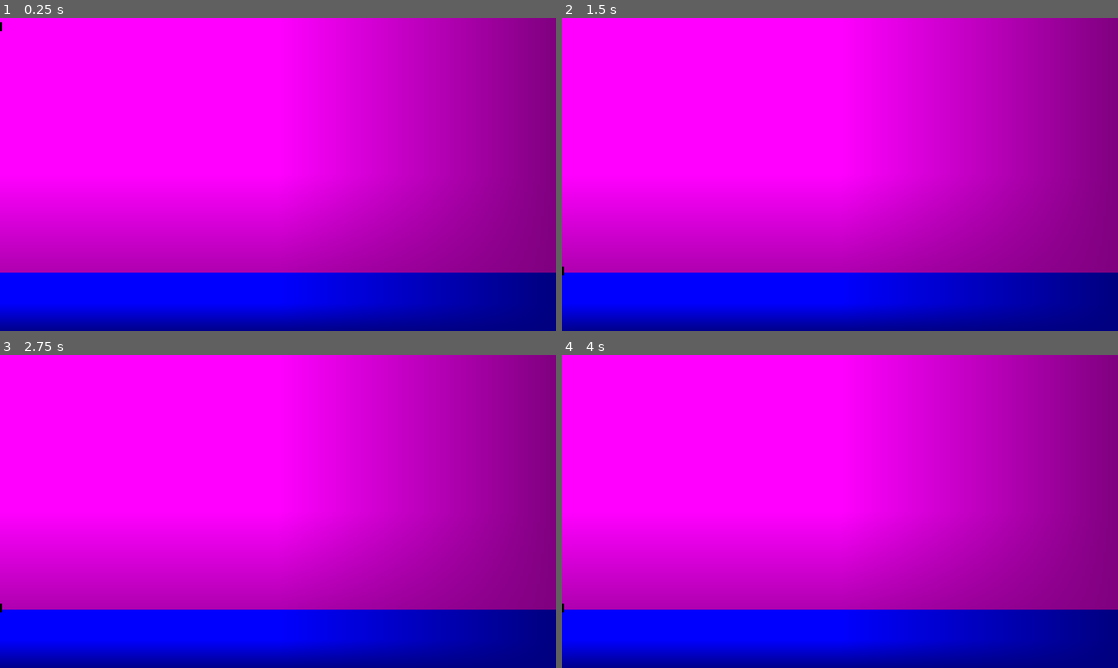
Above: before the commit, frames 1-4 (two rows, left to right).
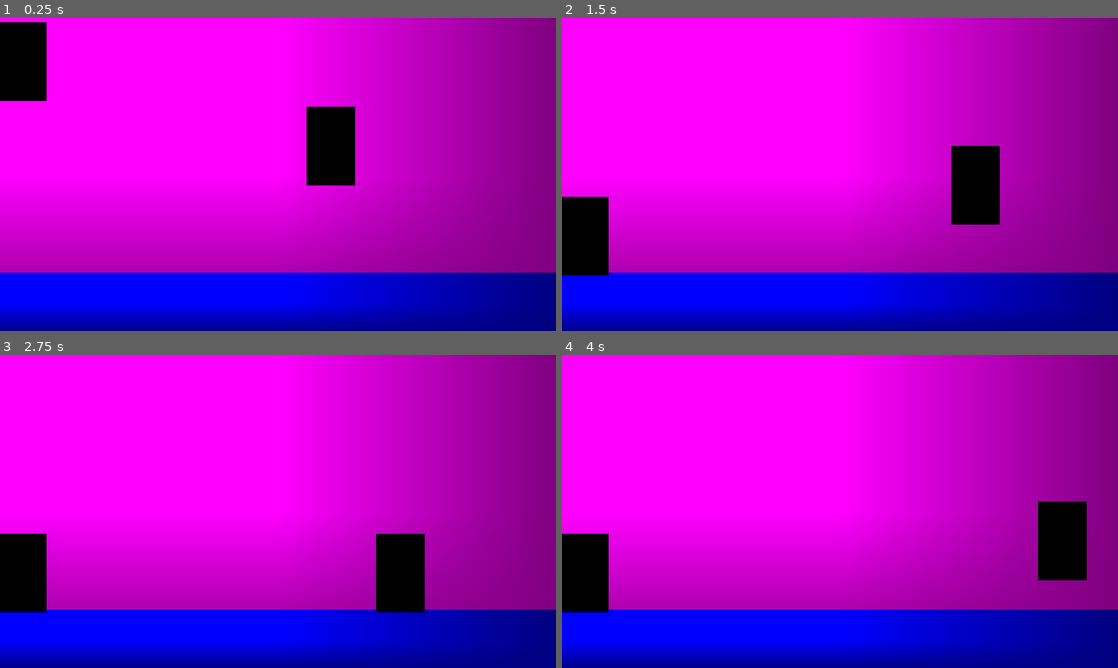
Above: after the commit, the same moments.

Repository: bjosephkatz/Bethesda-Brawl
Game: Godot game, scene res://scenes/game_arena.tscn
Same seed, same stepped clock (60 frames per second), same inputs: the game is played once before the commit and once after it.
Inputs:
- Up to frame 1 (0.25 s): no input
- Up to frame 2 (1.5 s): tap Enter (ui_accept) at 0.5 s; hold D (move_right, bound only after the commit) from 0.53 s (still down); tap W (jump, bound only after the commit) at 0.6, 0.77, 1.07, 1.35 s
- Up to frame 3 (2.75 s): tap W (jump, bound only after the commit) at 1.52, 1.82, 2.1 s; release D (move_right, bound only after the commit) at 2.03 s; hold A (move_left, bound only after the commit) from 2.03 s (still down)
- Up to frame 4 (4 s): release A (move_left, bound only after the commit) at 2.78 s; hold D (move_right, bound only after the commit) from 2.78 s (still down); tap W (jump, bound only after the commit) at 2.85, 3.02, 3.32, 3.6, 3.77 s

The runs differ from the first frame. In frame 1, 4.3% of the frame differs, in the area x 0-64%, y 1-54%; in frame 2, 4.3%; in frame 3, 4.3%; in frame 4, 4.3%.

Commit message:
Added player 2

Diff:
--- a/project.godot
+++ b/project.godot
@@ -19,3 +19,21 @@
 
 window/size/viewport_width=1280
 window/size/viewport_height=720
+
+[input]
+
+move_left={
+"deadzone": 0.2,
+"events": [Object(InputEventKey,"resource_local_to_scene":false,"resource_name":"","device":-1,"window_id":0,"alt_pressed":false,"shift_pressed":false,"ctrl_pressed":false,"meta_pressed":false,"pressed":false,"keycode":0,"physical_keycode":65,"key_label":0,"unicode":97,"location":0,"echo":false,"script":null)
+]
+}
+move_right={
+"deadzone": 0.2,
+"events": [Object(InputEventKey,"resource_local_to_scene":false,"resource_name":"","device":-1,"window_id":0,"alt_pressed":false,"shift_pressed":false,"ctrl_pressed":false,"meta_pressed":false,"pressed":false,"keycode":0,"physical_keycode":68,"key_label":0,"unicode":100,"location":0,"echo":false,"script":null)
+]
+}
+jump={
+"deadzone": 0.2,
+"events": [Object(InputEventKey,"resource_local_to_scene":false,"resource_name":"","device":-1,"window_id":0,"alt_pressed":false,"shift_pressed":false,"ctrl_pressed":false,"meta_pressed":false,"pressed":false,"keycode":0,"physical_keycode":87,"key_label":0,"unicode":119,"location":0,"echo":false,"script":null)
+]
+}
--- a/scenes/game_arena.tscn
+++ b/scenes/game_arena.tscn
@@ -1,6 +1,7 @@
-[gd_scene load_steps=7 format=3 uid="uid://cknmvyi3s60mv"]
+[gd_scene load_steps=8 format=3 uid="uid://cknmvyi3s60mv"]
 
 [ext_resource type="Script" uid="uid://cwseunnqrq5aw" path="res://scripts/player.gd" id="1_2xdjh"]
+[ext_resource type="Script" uid="uid://do2etpbctt7w0" path="res://scenes/player2.gd" id="2_pwy2h"]
 
 [sub_resource type="PlaceholderTexture2D" id="PlaceholderTexture2D_pwy2h"]
 
@@ -12,6 +13,7 @@
 [sub_resource type="PlaceholderTexture2D" id="PlaceholderTexture2D_a1nvs"]
 
 [sub_resource type="RectangleShape2D" id="RectangleShape2D_2xdjh"]
+size = Vector2(112, 181)
 
 [node name="GameArena" type="Node2D"]
 
@@ -37,8 +39,24 @@
 
 [node name="Sprite2D" type="Sprite2D" parent="Player"]
 modulate = Color(0, 1, 0, 1)
-scale = Vector2(10, 20)
+position = Vector2(51, 80.5)
+scale = Vector2(112, 181)
 texture = SubResource("PlaceholderTexture2D_a1nvs")
 
 [node name="CollisionShape2D" type="CollisionShape2D" parent="Player"]
+position = Vector2(51, 80.5)
 shape = SubResource("RectangleShape2D_2xdjh")
+
+[node name="Player2" type="CharacterBody2D" parent="."]
+modulate = Color(1, 0, 1, 1)
+script = ExtResource("2_pwy2h")
+
+[node name="Sprite2D" type="Sprite2D" parent="Player2"]
+modulate = Color(0, 1, 0, 1)
+position = Vector2(762, 275)
+scale = Vector2(112, 181)
+texture = SubResource("PlaceholderTexture2D_a1nvs")
+
+[node name="CollisionShape2D" type="CollisionShape2D" parent="Player2"]
+position = Vector2(762, 275)
+shape = SubResource("RectangleShape2D_2xdjh")
--- /dev/null
+++ b/scenes/player2.gd
@@ -0,0 +1,19 @@
+extends CharacterBody2D
+
+const SPEED = 200
+const GRAVITY = 600
+const JUMP_FORCE = -400
+
+func _physics_process(delta):
+	# Apply gravity
+	velocity.y += GRAVITY * delta
+
+	# Handle left/right movement (A/D)
+	var input_direction = Input.get_action_strength("move_right") - Input.get_action_strength("move_left")
+	velocity.x = input_direction * SPEED
+
+	# Jump (W)
+	if is_on_floor() and Input.is_action_just_pressed("jump"):
+		velocity.y = JUMP_FORCE
+
+	move_and_slide()
Not shown, added: scenes/player2.gd.uid
